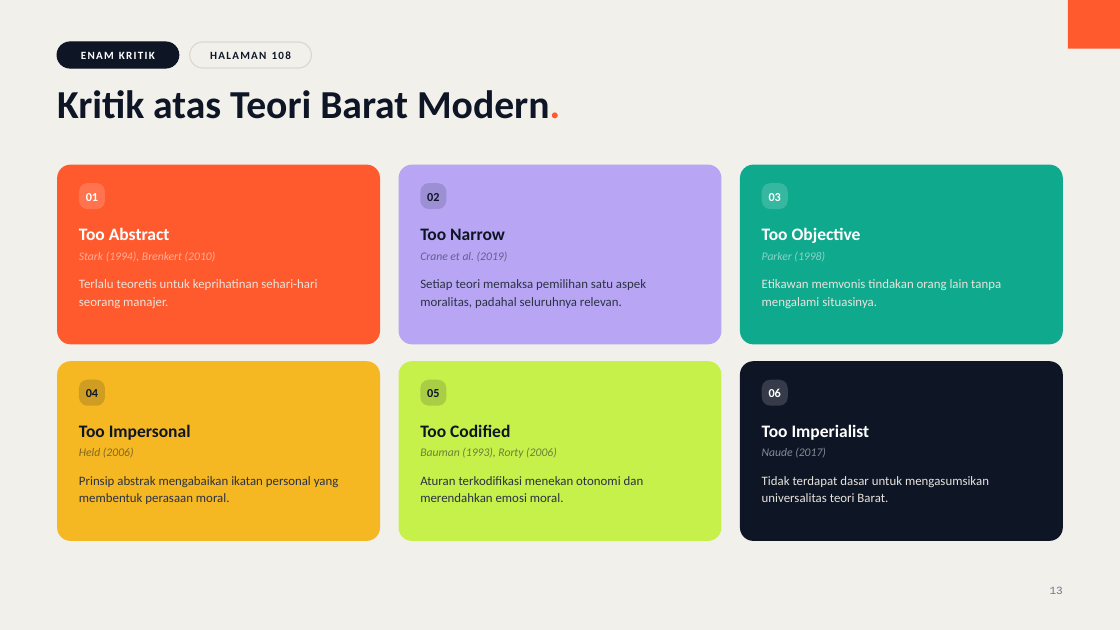
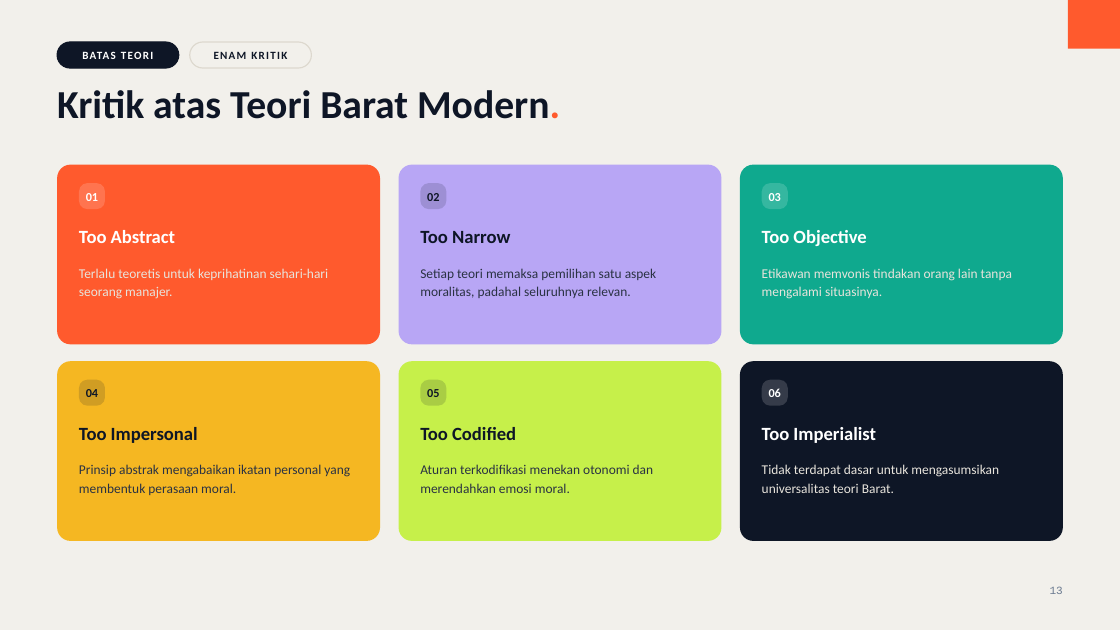
Before and after one commit to aslihabnuri/Dom-Manipulation, a slide deck: slide 13 of business-ethics/chapter-3/decks/Deck-1-Evaluating-Business-Ethics.pptx. Drawn at 1120x630 pixels with LibreOffice and Linux fonts; fonts in the diff are those of the drawing. Boxes give left, top, right and bottom in pixels: in the first picture for what was removed or moved away, otherwise in the second. Text is boxed around its words. In the diff, an @@ line names an element or a change of style, - is before the commit and + after.

```diff
--- a/business-ethics/chapter-3/decks/Deck-1-Evaluating-Business-Ethics.pptx
+++ b/business-ethics/chapter-3/decks/Deck-1-Evaluating-Business-Ethics.pptx
@@ text added at (x1=57, y1=42, x2=179, y2=68), 9.5 pt, text #FFFFFF, bold @@
+BATAS TEORI
@@ text "ENAM KRITIK" moved from (x1=81, y1=51, x2=155, y2=59) to (x1=214, y1=51, x2=287, y2=59) @@
@@ text "ENAM KRITIK" at (x1=214, y1=51, x2=287, y2=59): text colour #FFFFFF to #0E1626 @@
@@ text removed at (x1=210, y1=51, x2=291, y2=59) @@
-HALAMAN 108
@@ text "Terlalu teoretis untuk keprihatinan sehari-hari ..." moved from (x1=79, y1=279, x2=317, y2=308) to (x1=79, y1=268, x2=329, y2=299) @@
@@ text removed at (x1=79, y1=252, x2=216, y2=261) @@
-Stark (1994), Brenkert (2010)
@@ text "Setiap teori memaksa pemilihan satu ..." moved from (x1=420, y1=279, x2=646, y2=308) to (x1=420, y1=268, x2=656, y2=298) @@
@@ text removed at (x1=420, y1=252, x2=508, y2=261) @@
-Crane et al. (2019)
@@ size 11 to 11.5 pt; line spacing 15pt to 16pt in 6 elements at (x1=79, y1=464, x2=350, y2=495), (x1=420, y1=464, x2=654, y2=493), (x1=762, y1=464, x2=999, y2=493), (x1=79, y1=268, x2=329, y2=299), (x1=420, y1=268, x2=656, y2=298), (x1=762, y1=268, x2=1012, y2=299) @@
@@ text "Etikawan memvonis tindakan orang lain ..." moved from (x1=762, y1=279, x2=1001, y2=308) to (x1=762, y1=268, x2=1012, y2=299) @@
@@ text removed at (x1=762, y1=252, x2=825, y2=261) @@
-Parker (1998)
@@ text removed at (x1=79, y1=448, x2=134, y2=457) @@
-Held (2006)
@@ text removed at (x1=420, y1=448, x2=557, y2=458) @@
-Bauman (1993), Rorty (2006)
@@ size 15 to 16 pt in 6 elements at (x1=79, y1=230, x2=175, y2=243), (x1=420, y1=231, x2=510, y2=243), (x1=762, y1=230, x2=866, y2=246), (x1=79, y1=427, x2=198, y2=443), (x1=420, y1=427, x2=516, y2=440), (x1=762, y1=427, x2=876, y2=443) @@
@@ text removed at (x1=762, y1=448, x2=826, y2=457) @@
-Naude (2017)
@@ text "Prinsip abstrak mengabaikan ikatan personal ..." moved from (x1=79, y1=476, x2=339, y2=504) to (x1=79, y1=464, x2=350, y2=495) @@
@@ text "Aturan terkodifikasi menekan otonomi dan ..." moved from (x1=420, y1=476, x2=644, y2=502) to (x1=420, y1=464, x2=654, y2=493) @@
@@ text "Tidak terdapat dasar untuk mengasumsikan ..." moved from (x1=762, y1=476, x2=989, y2=502) to (x1=762, y1=464, x2=999, y2=493) @@
```
Also in this commit, not shown: 17 other slides changed, 6 other files.
